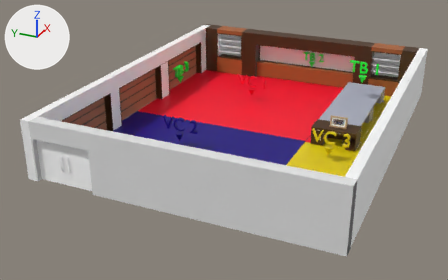
The glTF model public/3d/DenahCodeLabs.glb: old version first, new version second.
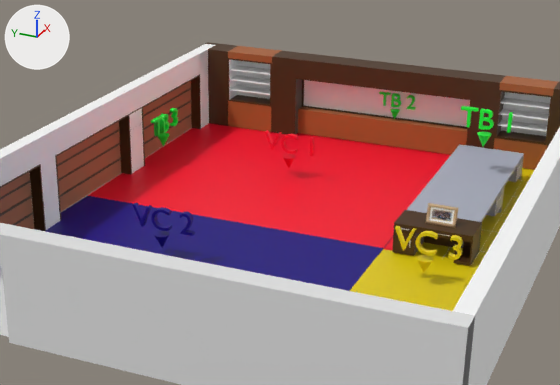
There are two pictures of each version: one whole from a 50 mm lens placed at (-30.9, -12.0, 14.6), pointed at (-1.4, 1.3, -0.2), one close up on the part from 20% to 91% of the width and 0% to 78% of the height. The lights are fixed; the arrows at upper left show +X, +Y and +Z. The first two pictures are the older version. Where no turn or scale is listed for an object, it has been applied to the vertices.
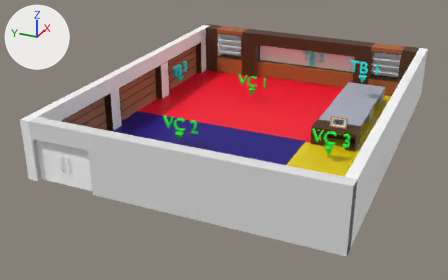
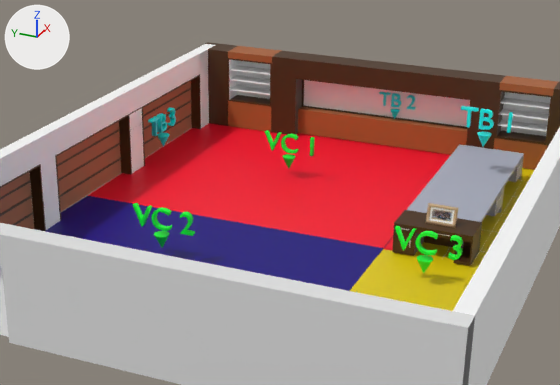
Scene script edits in JSON lines:
```json
{"op": "set", "path": "mat_material_089.base_color", "old": "(0.0, 1.0, 0.0409)", "new": "(0.0, 0.965, 0.939)", "note": "green #00ff39 -> cyan #00fbf8"}
{"op": "set", "path": "mat_material_087.base_color", "old": "(0.0, 1.0, 0.0409)", "new": "(0.0, 0.965, 0.939)", "note": "green #00ff39 -> cyan #00fbf8"}
{"op": "set", "path": "mat_material_085.base_color", "old": "(0.0, 1.0, 0.0409)", "new": "(0.0, 0.965, 0.939)", "note": "green #00ff39 -> cyan #00fbf8"}
{"op": "set", "path": "mat_material_083.base_color", "old": "(0.799, 0.631, 0.0)", "new": "(0.0, 1.0, 0.0409)", "note": "yellow #e7d000 -> green #00ff39"}
{"op": "set", "path": "mat_material_081.base_color", "old": "(0.00802, 0.0, 0.22)", "new": "(0.0, 1.0, 0.0409)", "note": "blue #160081 -> green #00ff39"}
{"op": "set", "path": "mat_material_079.base_color", "old": "(1.0, 0.0, 0.0242)", "new": "(0.0, 1.0, 0.0409)", "note": "red #ff002b -> green #00ff39"}
{"op": "set", "path": "mat_material_090.base_color", "old": "(0.0, 1.0, 0.0409)", "new": "(0.0, 0.965, 0.939)", "note": "green #00ff39 -> cyan #00fbf8"}
{"op": "set", "path": "mat_material_088.base_color", "old": "(0.0, 1.0, 0.0409)", "new": "(0.0, 0.965, 0.939)", "note": "green #00ff39 -> cyan #00fbf8"}
{"op": "set", "path": "mat_material_086.base_color", "old": "(0.0, 1.0, 0.0409)", "new": "(0.0, 0.965, 0.939)", "note": "green #00ff39 -> cyan #00fbf8"}
{"op": "set", "path": "mat_material_084.base_color", "old": "(0.799, 0.631, 0.0)", "new": "(0.0, 1.0, 0.0409)", "note": "yellow #e7d000 -> green #00ff39"}
{"op": "set", "path": "mat_material_082.base_color", "old": "(0.00802, 0.0, 0.22)", "new": "(0.0, 1.0, 0.0409)", "note": "blue #160081 -> green #00ff39"}
{"op": "set", "path": "mat_material_080.base_color", "old": "(1.0, 0.0, 0.0242)", "new": "(0.0, 1.0, 0.0409)", "note": "red #ff002b -> green #00ff39"}
{"op": "set", "path": "ob_text_005.location", "old": "(4.27, 6.94, 1.25)", "new": "(4.27, 7.04, 1.25)"}
```

Pixel boxes [x1, y1, x2, y2] of what changed, in the close-ups (560 x 385 px):
```json
{"object": "Text.002", "change": "recoloured", "before": [395, 226, 463, 260], "after": [395, 226, 463, 260], "on screen": "yellow to green"}
{"object": "Text.001", "change": "recoloured", "before": [133, 203, 195, 236], "after": [133, 203, 195, 236], "on screen": "blue to green"}
{"object": "Text.005", "change": "recoloured, moved", "before": [151, 108, 178, 137], "after": [148, 108, 176, 136]}
{"object": "Text.003", "change": "recoloured", "before": [461, 106, 513, 133], "after": [461, 106, 513, 133], "on screen": "green to cyan"}
{"object": "Text", "change": "recoloured", "before": [265, 130, 315, 156], "after": [265, 130, 315, 156], "on screen": "red to green"}
{"object": "Text.004", "change": "recoloured", "before": [379, 91, 416, 110], "after": [379, 91, 416, 110], "on screen": "green to cyan"}
{"object": "Cone.002", "change": "recoloured", "before": [417, 255, 433, 273], "after": [417, 255, 433, 273], "on screen": "yellow to green"}
{"object": "Cone.001", "change": "recoloured", "before": [154, 231, 170, 248], "after": [154, 231, 170, 248], "on screen": "blue to green"}
{"object": "Cone.003", "change": "recoloured", "before": [477, 131, 492, 147], "after": [477, 131, 492, 147]}
{"object": "Cone", "change": "recoloured", "before": [282, 154, 296, 168], "after": [282, 154, 296, 168]}
{"object": "Cone.005", "change": "recoloured", "before": [158, 133, 170, 147], "after": [158, 133, 170, 147]}
{"object": "Cone.004", "change": "recoloured", "before": [390, 109, 400, 119], "after": [390, 109, 400, 119]}
```
